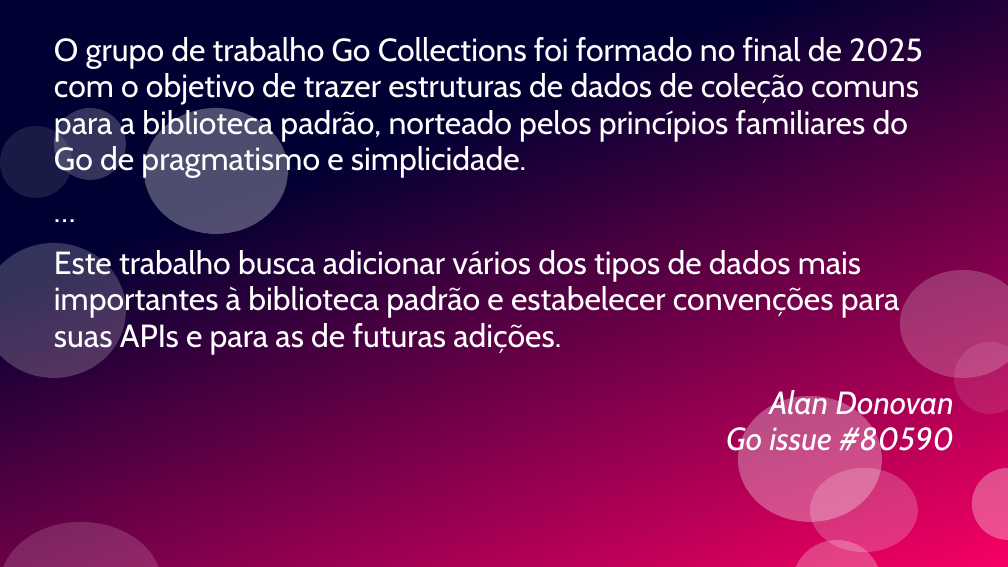
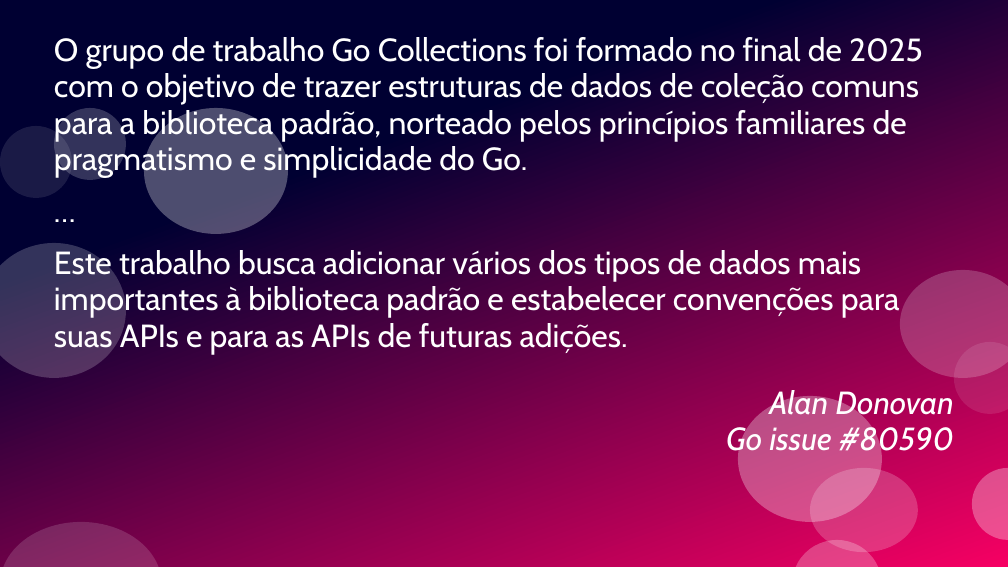
Before and after one commit to ramalho/sets-in-go, a slide deck: slide 43 of conj-em-go1_28.odp (slide 41 before the commit). Drawn at 1008x567 pixels with LibreOffice and Linux fonts; fonts in the diff are those of the drawing. Boxes give left, top, right and bottom in pixels: in the first picture for what was removed or moved away, otherwise in the second. Text is boxed around its words. In the diff, an @@ line names an element or a change of style, - is before the commit and + after.

```diff
--- a/conj-em-go1_28.odp
+++ b/conj-em-go1_28.odp
@@ text at (x1=54, y1=37, x2=923, y2=178): text changed @@
-O grupo de trabalho Go Collections foi formado no final de 2025 com o objetivo de trazer estruturas de dados de coleção comuns para a biblioteca padrão, norteado pelos princípios familiares do Go de pragmatismo e simplicidade.
+O grupo de trabalho Go Collections foi formado no final de 2025 com o objetivo de trazer estruturas de dados de coleção comuns para a biblioteca padrão, norteado pelos princípios familiares de pragmatismo e simplicidade do Go.
@@ text at (x1=54, y1=246, x2=900, y2=354): text changed @@
-Este trabalho busca adicionar vários dos tipos de dados mais importantes à biblioteca padrão e estabelecer convenções para suas APIs e para as de futuras adições.
+Este trabalho busca adicionar vários dos tipos de dados mais importantes à biblioteca padrão e estabelecer convenções para suas APIs e para as APIs de futuras adições.
```
Also in this commit, not shown: 35 other slides changed, 5 slides added, 3 slides removed, 1 other file.
